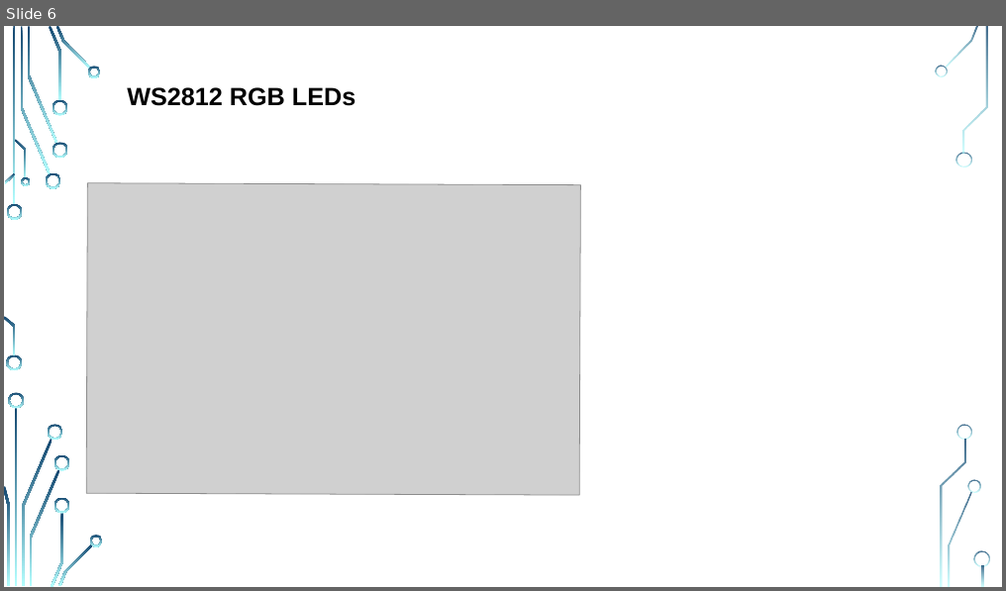
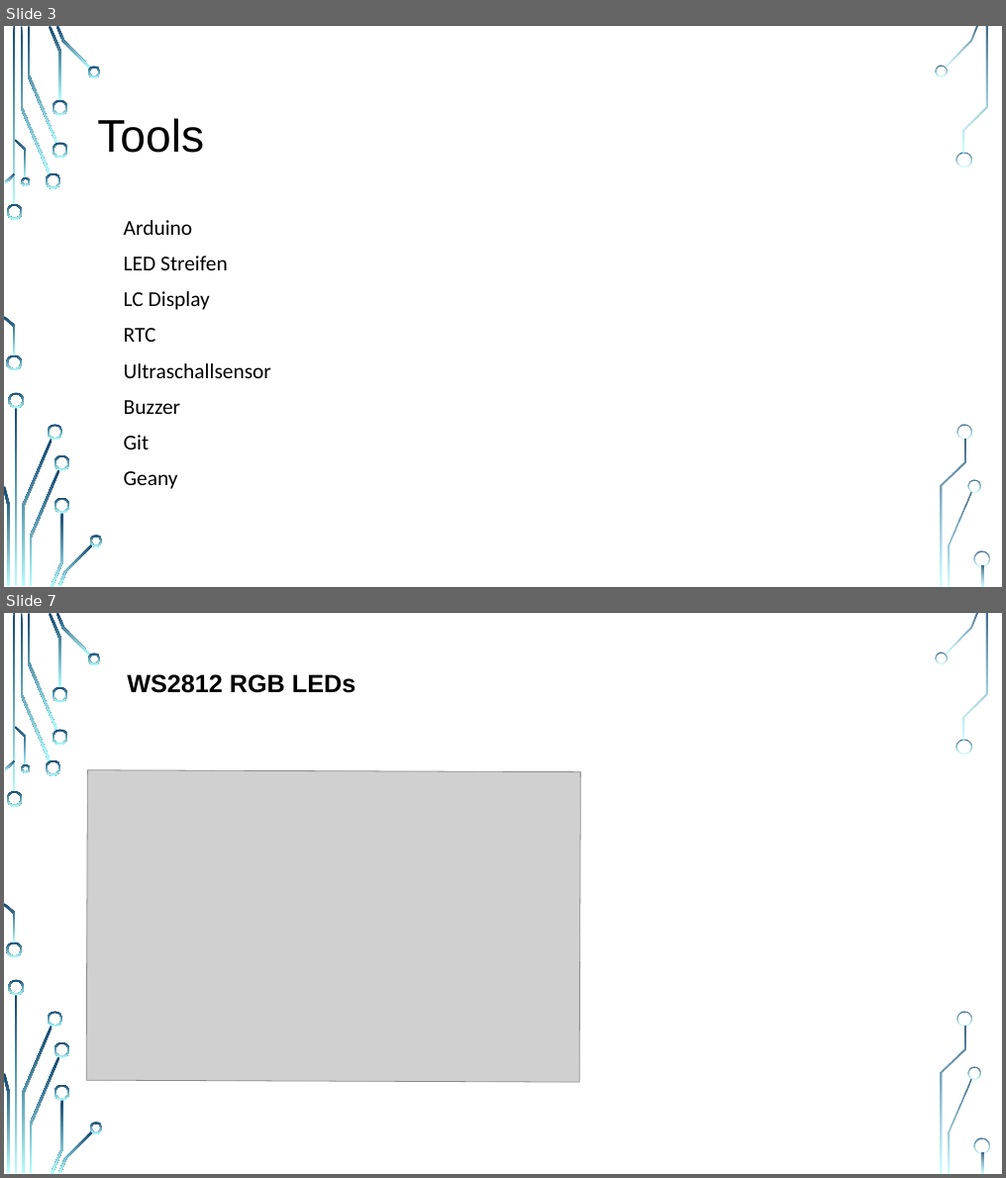
Before and after one commit to FitimFaiku/smart_traffic_light, a slide deck: Projektpräsentation.pptx. Shown one above the other, each under a label of ours: slide 6 before the commit, slides 3 and 7 after it; the slides between them are not shown. The pictures are 1006x591 and 1006x1178 pixels, drawn with LibreOffice and Linux fonts; fonts in the diff are those of the drawing; grey boxes stand for pictures; background and template pictures are left out. Boxes give left, top, right and bottom in pixels: in the first picture for what was removed or moved away, otherwise in the second. Text is boxed around its words. In the diff, an @@ line names an element or a change of style, - is before the commit and + after.

```diff
--- a/Projektpräsentation.pptx
+++ b/Projektpräsentation.pptx
@@ slide 3 added at (4,26,1002,587), background picture (left out); not listed: 36 template elements that a slide beside it also shows @@
@@ title added at (97,118,204,153), 44 pt, text #000000 @@
+Tools
@@ text added at (124,220,271,489), 20.4 pt, text #000000 @@
+• Arduino
+• LED Streifen
+• LC Display
+• RTC
+• Ultraschallsensor
+• Buzzer
+• Git
+• Geany
@@ what was slide 6 is now slide 7 @@
```
Also in this commit, not shown: 6 slides changed, 4 other slides added, 1 slide removed.
